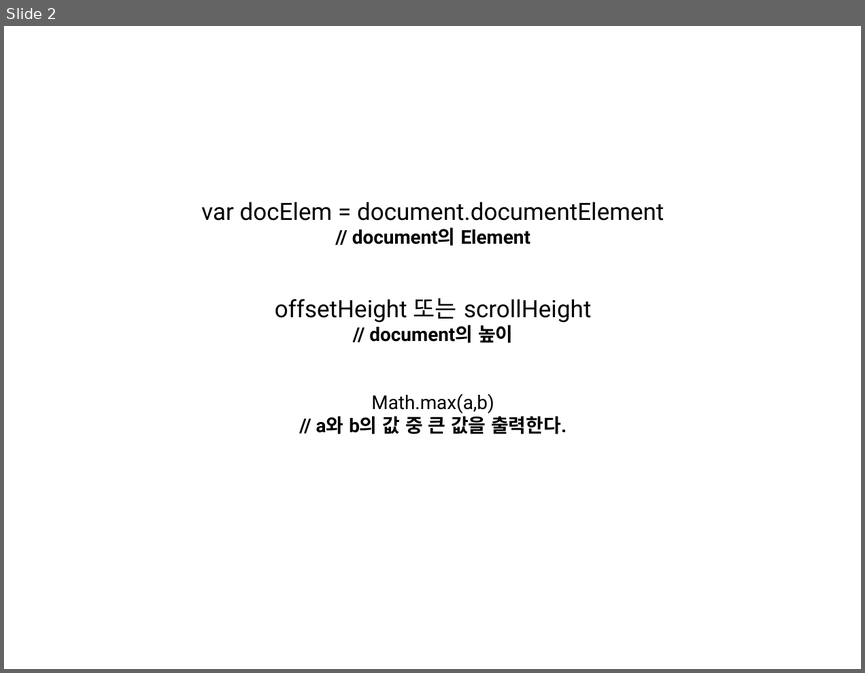
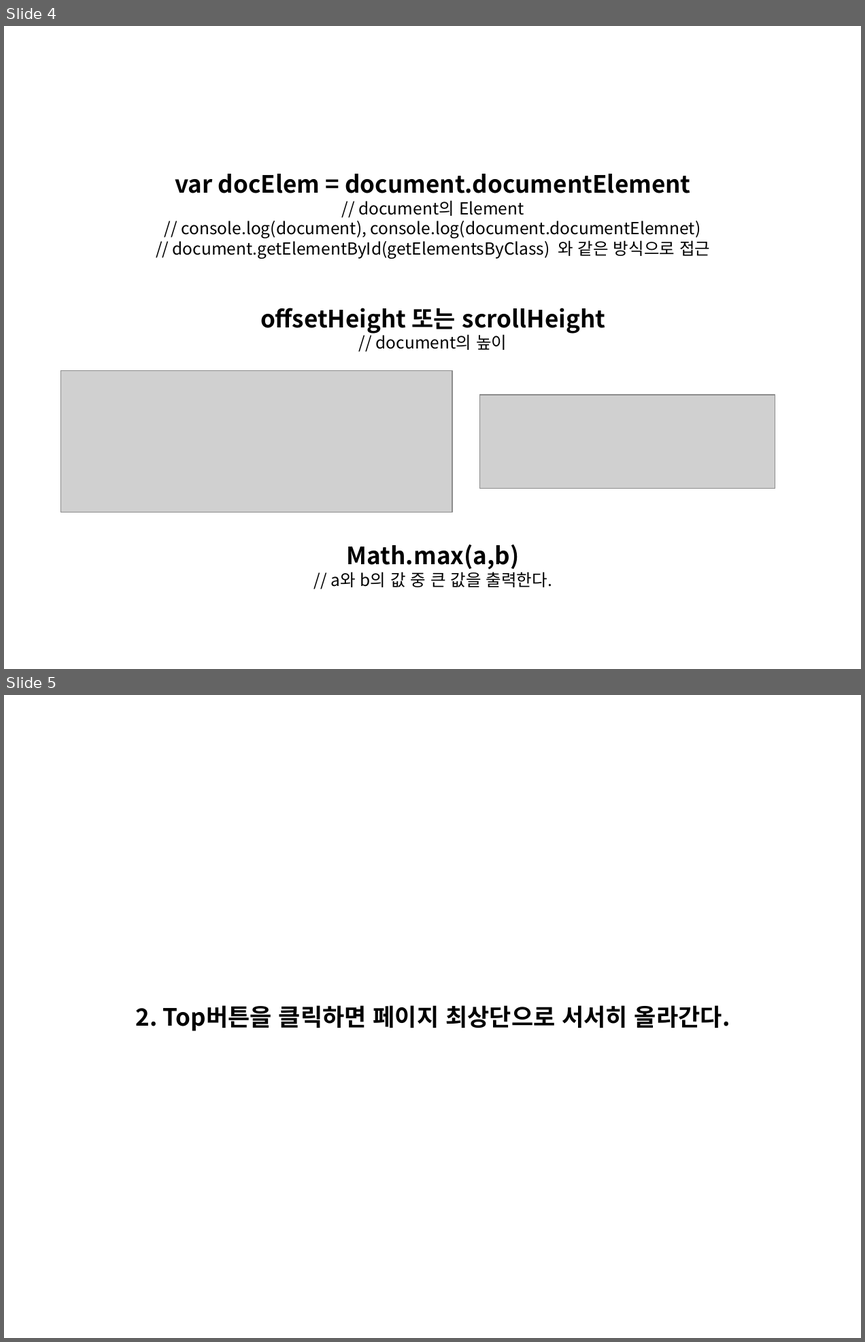
Before and after one commit to Jangyusu/Javascript_Study, a slide deck: 4주차(Top스크롤)/Top스크롤.pptx. Shown one above the other, each under a label of ours: slide 2 before the commit, slides 4 and 5 after it. The pictures are 865x673 and 865x1342 pixels, drawn with LibreOffice and Linux fonts; fonts in the diff are those of the drawing; grey boxes stand for pictures. Boxes give left, top, right and bottom in pixels: in the first picture for what was removed or moved away, otherwise in the second. Text is boxed around its words. In the diff, an @@ line names an element or a change of style, - is before the commit and + after.

```diff
--- a/4주차(Top스크롤)/Top스크롤.pptx
+++ b/4주차(Top스크롤)/Top스크롤.pptx
@@ slide 5 added at <box>4,695,861,1338</box>, background #FFFFFF @@
@@ text added at <box>136,1005,730,1031</box>, 20 pt, text #000000, bold @@
+2. Top버튼을 클릭하면 페이지 최상단으로 서서히 올라간다.
@@ what was slide 2 is now slide 4 @@
@@ slide 4 changed as well @@
@@ text "var docElem = document.documentElement": place and size @@
-text "var docElem = document.documentElement" at <box>201,201,664,434</box>
+text "var docElem = document.documentElement" at <box>173,174,710,587</box>
@@ text at <box>175,174,690,587</box>: font Roboto to Noto Sans CJK KR in "var docElem = document.documentElement", "// document의 Element", "offsetHeight 또는 scrollHeight", "// document의 높이" and 2 more places; bold on in "var docElem = document.documentElement", "offsetHeight 또는 scrollHeight", "Math.max(a,b)"; size 16 to 14 pt, bold off in "// document의 Element", "// document의 높이", "// a와 b의 값 중 큰 값을 ..."; size 16 to 20 pt in "Math.max(a,b)" @@
@@ text at <box>173,217,710,259</box>: paragraphs added @@
+// console.log(document), console.log(document.documentElemnet)
+// document.getElementById(getElementsByClass) 와 같은 방식으로 접근
@@ picture added at <box>60,371,452,512</box> @@
@@ picture added at <box>479,395,775,488</box> @@
```
Also in this commit, not shown: 1 other slide changed, 3 other slides added, 3 other files.
